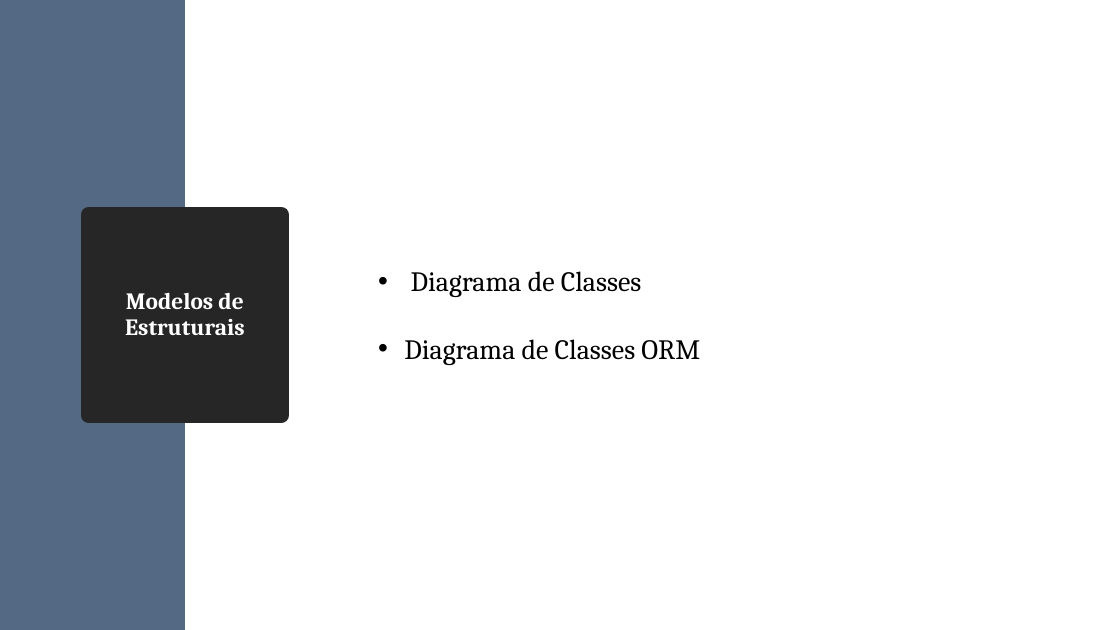
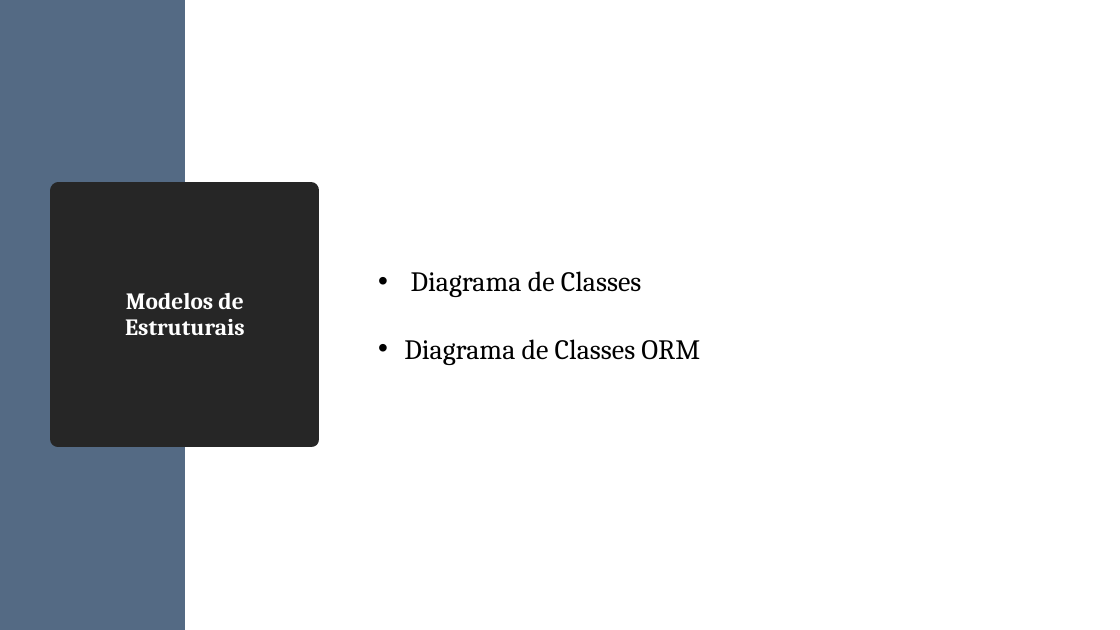
Before and after one commit to diogofbraga/MyChef, a slide deck: slide 12 of Especificacao/FeelItaly.pptx. Drawn at 1120x630 pixels with LibreOffice and Linux fonts; fonts in the diff are those of the drawing. Boxes give left, top, right and bottom in pixels: in the first picture for what was removed or moved away, otherwise in the second. Text is boxed around its words. In the diff, an @@ line names an element or a change of style, - is before the commit and + after.

```diff
--- a/Especificacao/FeelItaly.pptx
+++ b/Especificacao/FeelItaly.pptx
@@ title "Modelos de Estruturais" resized from (x1=88, y1=215, x2=281, y2=416) to (x1=59, y1=191, x2=312, y2=439) @@
```
Also in this commit, not shown: 5 other slides changed.
